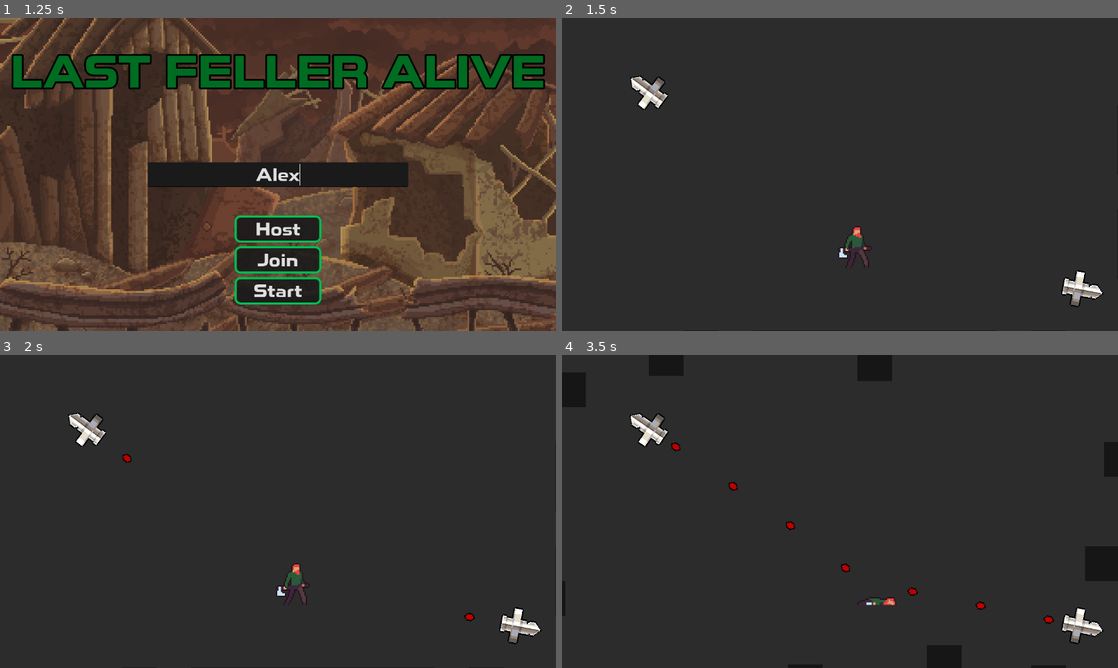
Above: before the commit, frames 1-4 (two rows, left to right).
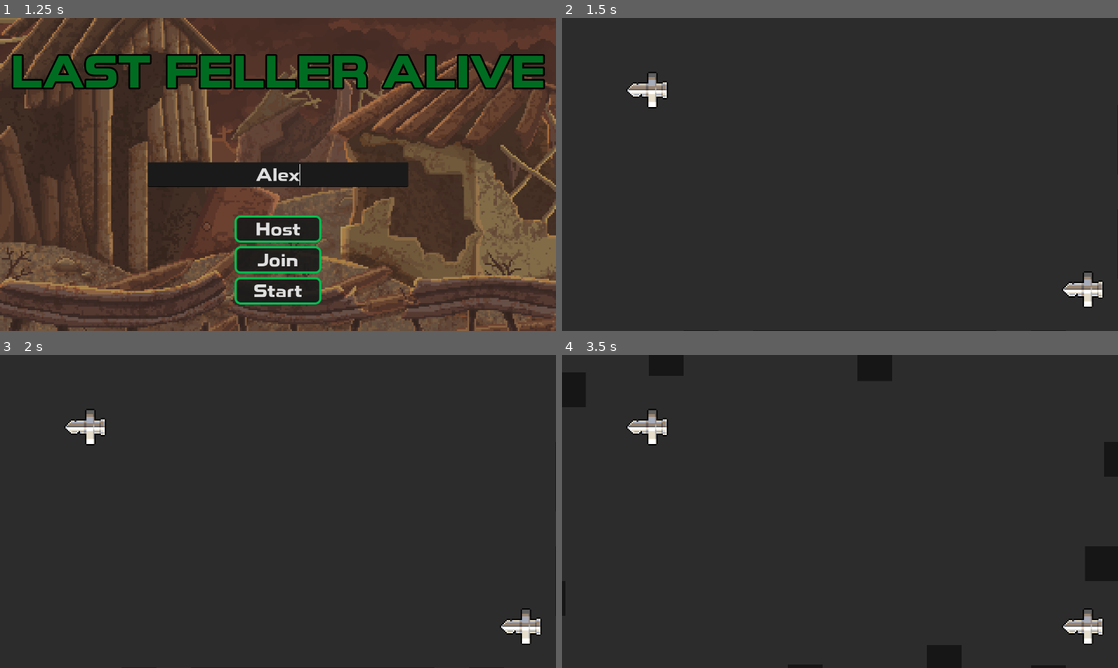
Above: after the commit, the same moments.

Repository: Lertos/last-feller-alive
Game: Godot game, scene res://multiplayer_controller.tscn
Same seed, same stepped clock (60 frames per second), same inputs: the game is played once before the commit and once after it.
Inputs (mouse positions are in pixels of both pictures, inside the frame that each line leads up to):
- Up to frame 1 (1.25 s): click (278, 174) at 0.52 s; type "Alex" at 0.6 s
- Up to frame 2 (1.5 s): click "Start" at 1.25 s
- Up to frame 3 (2 s): no input
- Up to frame 4 (3.5 s): hold D (right) 2.03-2.78 s; tap Q (death) at 2.1 s; tap Space (jump) at 2.27, 3.02 s; hold S (down) from 2.78 s (still down); tap E (hurt) at 2.85 s

Frame 1 is identical in both runs. In frame 2, 1.4% of the frame differs, in the area x 11-98%, y 17-93%; in frame 3, 1.5%; in frame 4, 1.5%.

Commit message:
Adding logic to handle player input correctly

Diff:
--- a/arena_manager.gd
+++ b/arena_manager.gd
@@ -1,6 +1,7 @@
 extends Node2D
 
 const SCENE_WALL = preload("res://scenes/wall.tscn")
+const SCENE_PLAYER = preload("res://scenes/player.tscn")
 
 var min_distance_from_corners = Config.wall_width * 2
 var rng = RandomNumberGenerator.new()
@@ -13,7 +14,7 @@
 
 func _ready():
 	setup_arena_walls()
-
+	setup_players()
 
 func setup_arena_walls():
 	create_wall(
@@ -49,6 +50,42 @@
 
 	for i in range(0,30):
 		create_moving_wall()
+
+
+func setup_players():
+	var center_pos = Vector2(Config.arena_width / 2, Config.arena_height / 2)
+	var player_size = SCENE_PLAYER.instantiate().get_node("Sprite2D").texture.get_size()
+
+	var spot_index = 0
+
+	for i in GameManager.players:
+		var current_player = SCENE_PLAYER.instantiate()
+
+		#Set the player objects name as the peer id so we can use this for authority reasons
+		current_player.name = str(GameManager.players[i].id)
+
+		$Players.add_child(current_player)
+
+		match spot_index:
+			0:
+				current_player.position = center_pos + Vector2(-player_size.x, 0)
+			1:
+				current_player.position = center_pos + Vector2(-player_size.x, -player_size.y)
+			2:
+				current_player.position = center_pos + Vector2(0, -player_size.y)
+			3:
+				current_player.position = center_pos + Vector2(player_size.x, -player_size.y)
+			4:
+				current_player.position = center_pos + Vector2(player_size.x, 0)
+			5:
+				current_player.position = center_pos + Vector2(player_size.x, player_size.y)
+			6:
+				current_player.position = center_pos + Vector2(0, player_size.y)
+			7:
+				current_player.position = center_pos + Vector2(-player_size.x, player_size.y)
+
+		spot_index += 1
+
 
 
 func fill_open_wall_spots():
--- a/main.tscn
+++ b/main.tscn
@@ -1,7 +1,6 @@
-[gd_scene load_steps=6 format=3 uid="uid://gafs07waarae"]
+[gd_scene load_steps=5 format=3 uid="uid://gafs07waarae"]
 
 [ext_resource type="Script" path="res://arena_manager.gd" id="1_e5q6r"]
-[ext_resource type="PackedScene" uid="uid://4gn3y8vfghc8" path="res://scenes/player.tscn" id="1_jx6ly"]
 [ext_resource type="PackedScene" uid="uid://emvstyxbefry" path="res://scenes/wall.tscn" id="1_s44hn"]
 [ext_resource type="PackedScene" uid="uid://bhxcj18y22e7c" path="res://scenes/cannon.tscn" id="2_lb7vj"]
 [ext_resource type="Script" path="res://scenes/cannons.gd" id="2_mstii"]
@@ -32,9 +31,6 @@
 
 [node name="Players" type="Node2D" parent="."]
 
-[node name="Player" parent="Players" instance=ExtResource("1_jx6ly")]
-position = Vector2(680, 527)
-
 [node name="Bullets" type="Node2D" parent="."]
 
 [node name="Cannons" type="Node2D" parent="." node_paths=PackedStringArray("player_list")]
--- a/scenes/player.gd
+++ b/scenes/player.gd
@@ -11,10 +11,16 @@
 
 
 func _ready():
+	#Set the authority so we can do checks on if this is the local players object
+	$MultiplayerSynchronizer.set_multiplayer_authority(str(name).to_int())
 	$AnimationPlayer.play("idle")
 
 
 func get_input():
+	#If this player object is NOT our player, then simply return
+	if $MultiplayerSynchronizer.get_multiplayer_authority() != multiplayer.get_unique_id():
+		return
+
 	if is_jumping or is_dead or is_hurt:
 		return
 
--- a/scenes/player.tscn
+++ b/scenes/player.tscn
@@ -141,6 +141,12 @@
 "run": SubResource("Animation_qhyd8")
 }
 
+[sub_resource type="SceneReplicationConfig" id="SceneReplicationConfig_djuyl"]
+properties/0/path = NodePath(".:position")
+properties/0/spawn = true
+properties/0/sync = true
+properties/0/watch = false
+
 [node name="Player" type="CharacterBody2D"]
 scale = Vector2(3, 3)
 collision_mask = 7
@@ -161,3 +167,6 @@
 libraries = {
 "": SubResource("AnimationLibrary_hvs6d")
 }
+
+[node name="MultiplayerSynchronizer" type="MultiplayerSynchronizer" parent="."]
+replication_config = SubResource("SceneReplicationConfig_djuyl")
Not shown: 1 places in scenes/player.tscn that only renumber resources
